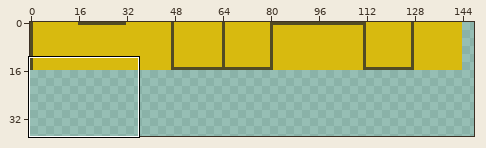
Sprite sheet, stored at assets/map.png. Above: a wide view before the commit, with the close-up outlined.
Close-up. First the earlier version:
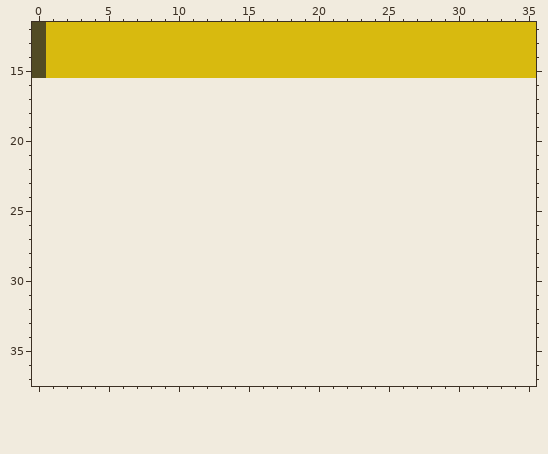
The file is 1024x16 pixels. Shown: x 0..35, y 12..37. The old version is drawn lined up with the new one, on the new canvas. The wide view leaves out empty margins.
After the commit:
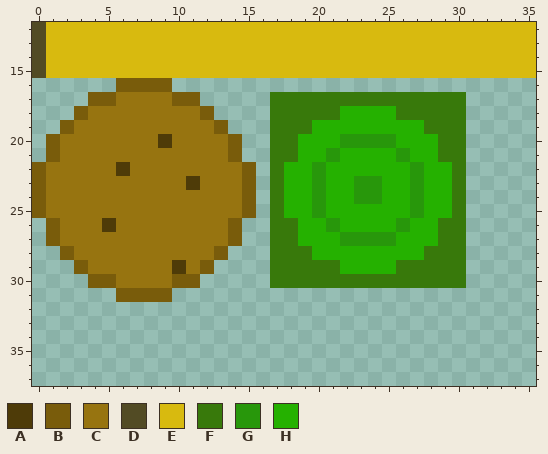
Palette (. is transparent): A #4e3b08  B #795c0b  C #977410  D #524b24  E #d8ba0f  F #38790b  G #28970b  H #25b100
Changes in this commit:
canvas 1024x16 -> 512x64 (the part of the old canvas that was cut away was empty and is not shown)
Changed rows in their new state; - is an unchanged pixel.
first column x 0:
16 ------BBBB---------------------
17 ----BBCCCCBB-----FFFFFFFFFFFFFF
18 ---BCCCCCCCCB----FFFFFHHHHFFFFF
19 --BCCCCCCCCCCB---FFFHHHHHHHHFFF
20 -BCCCCCCCACCCCB--FFHHHGGGGHHHFF
21 -BCCCCCCCCCCCCB--FFHHGHHHHGHHFF
22 BCCCCCACCCCCCCCB-FHHGHHHHHHGHHF
23 BCCCCCCCCCCACCCB-FHHGHHGGHHGHHF
24 BCCCCCCCCCCCCCCB-FHHGHHGGHHGHHF
25 BCCCCCCCCCCCCCCB-FHHGHHHHHHGHHF
26 -BCCCACCCCCCCCB--FFHHGHHHHGHHFF
27 -BCCCCCCCCCCCCB--FFHHHGGGGHHHFF
28 --BCCCCCCCCCCB---FFFHHHHHHHHFFF
29 ---BCCCCCCACB----FFFFFHHHHFFFFF
30 ----BBCCCCBB-----FFFFFFFFFFFFFF
31 ------BBBB---------------------
Where, in picture pixels (left, top, right, bottom), the same in both close-ups:
added: (32, 78, 466, 302)
